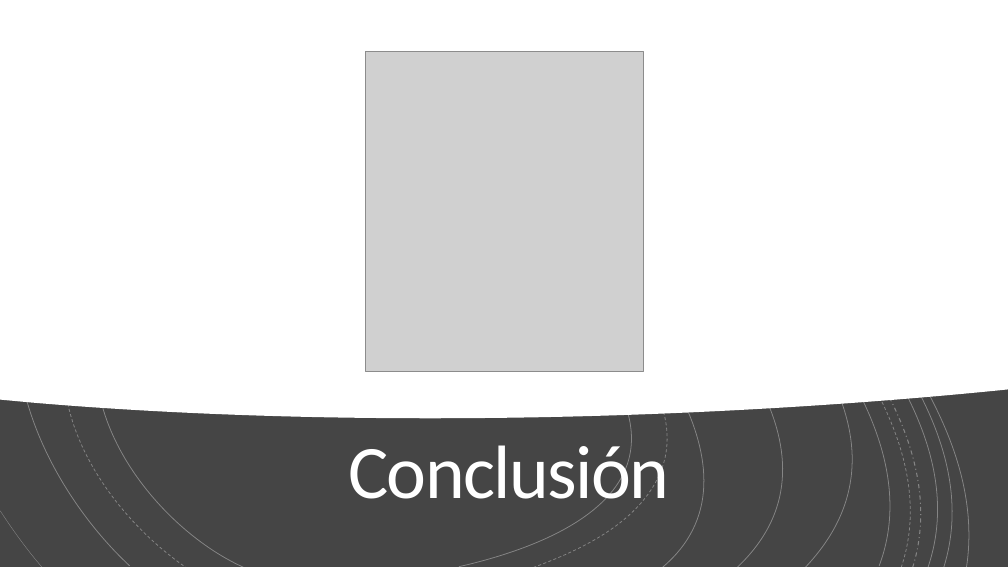
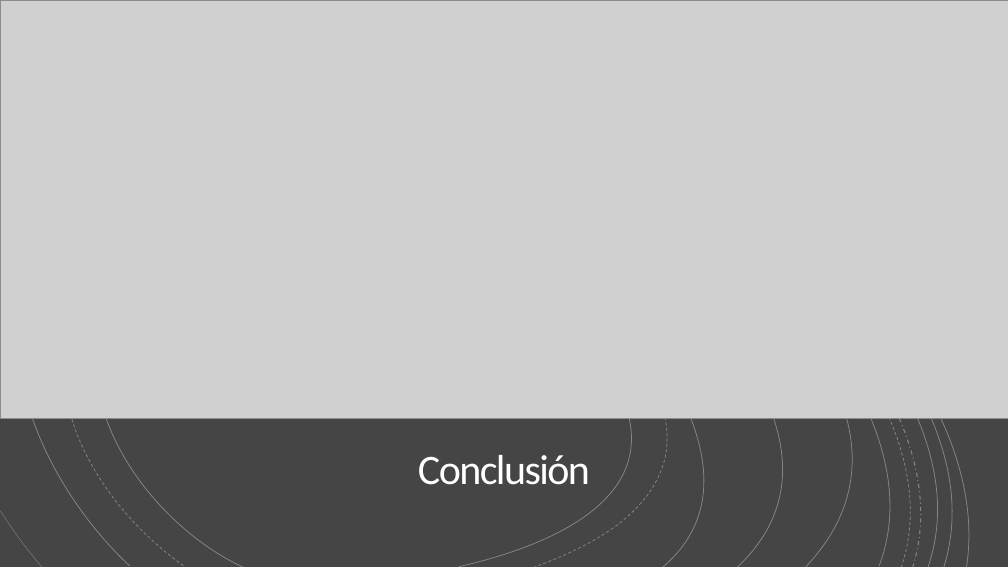
Before and after one commit to elpolloconmayo/Taller1, a slide deck: slide 11 of Presentación/Presentacion flp.pptx (slide 10 before the commit). Drawn at 1008x567 pixels with LibreOffice and Linux fonts; fonts in the diff are those of the drawing; grey boxes stand for pictures. Boxes give left, top, right and bottom in pixels: in the first picture for what was removed or moved away, otherwise in the second. Text is boxed around its words. In the diff, an @@ line names an element or a change of style, - is before the commit and + after.

```diff
--- a/Presentación/Presentacion flp.pptx
+++ b/Presentación/Presentacion flp.pptx
@@ freeform shape removed at [0,0,1008,418] @@
@@ picture added at [0,0,1008,418] @@
@@ picture removed at [365,52,644,372] @@
@@ title "Conclusión" at [418,455,590,485]: size 72 to 40 pt @@
```
Also in this commit, not shown: 1 slide added.
